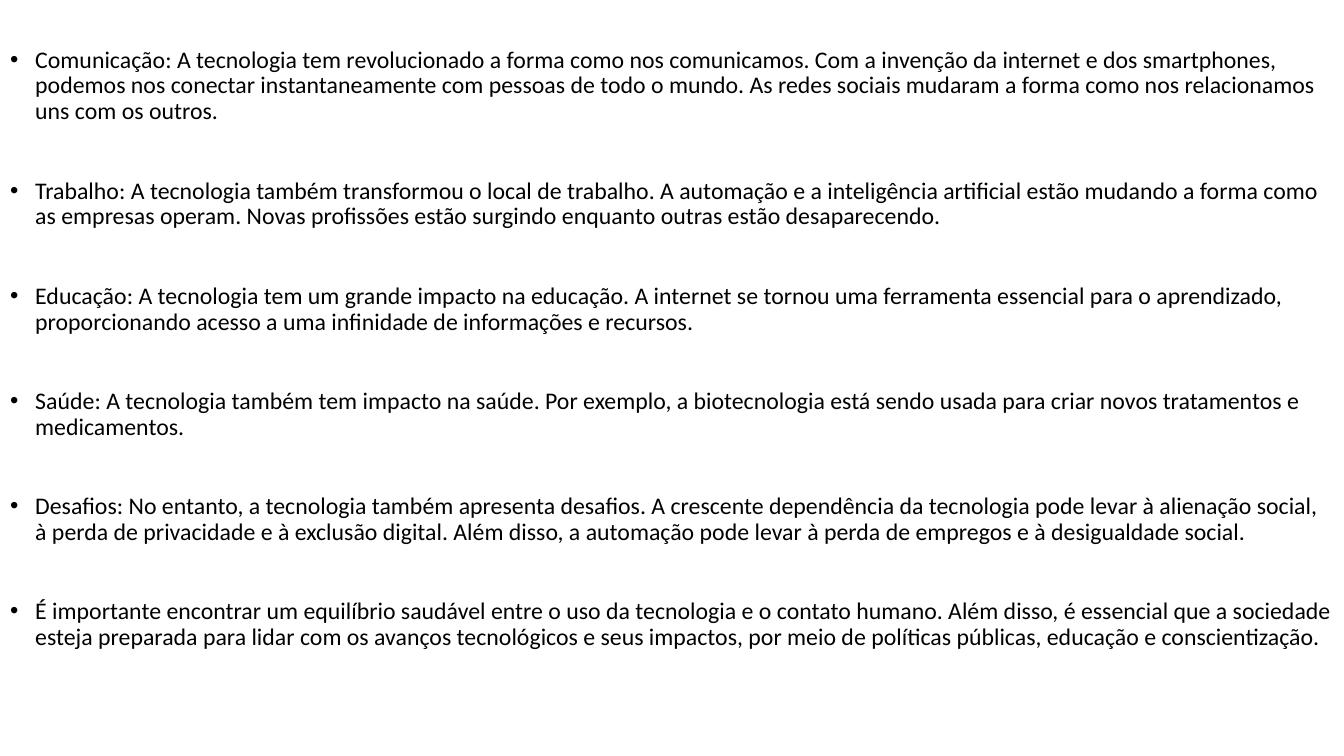
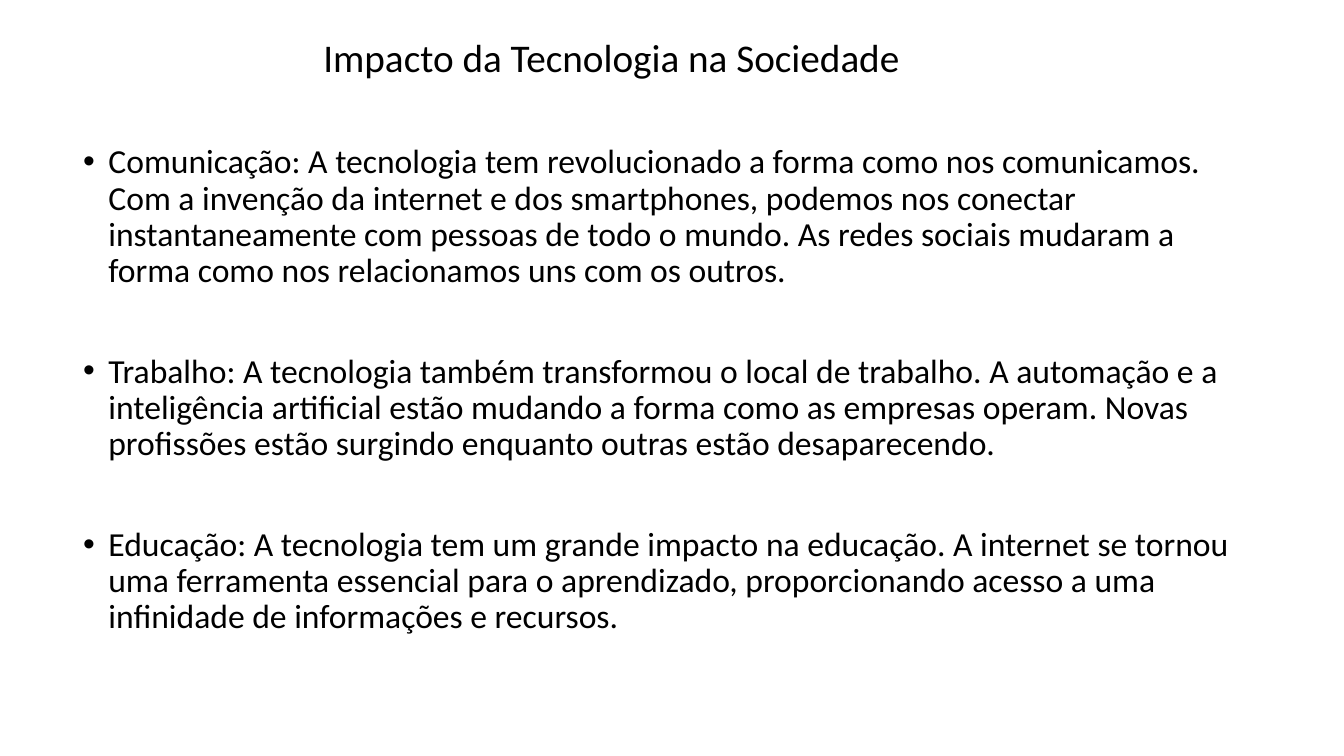
Before and after one commit to E-Mello/PS_Aulas, a slide deck: slide 6 of Evolução_da_Tecnologia_com_a_Programação_Introdução.pptx (slide 5 before the commit). Drawn at 1344x756 pixels with LibreOffice and Linux fonts; fonts in the diff are those of the drawing. Boxes give left, top, right and bottom in pixels: in the first picture for what was removed or moved away, otherwise in the second. Text is boxed around its words. In the diff, an @@ line names an element or a change of style, - is before the commit and + after.

```diff
--- a/Evolução_da_Tecnologia_com_a_Programação_Introdução.pptx
+++ b/Evolução_da_Tecnologia_com_a_Programação_Introdução.pptx
@@ text added at <box>323,44,899,79</box>, 28 pt, text #000000 @@
+Impacto da Tecnologia na Sociedade
@@ text "Comunicação: A tecnologia tem revolucionado ...": place and size @@
-text "Comunicação: A tecnologia tem revolucionado ..." at <box>35,51,1331,649</box>
+text "Comunicação: A tecnologia tem revolucionado ..." at <box>108,149,1228,634</box>
@@ text "Comunicação: A tecnologia tem revolucionado ..." at <box>108,149,1228,634</box>: size 17 to 24 pt @@
@@ text at <box>35,392,1331,649</box>: paragraphs removed @@
-• Saúde: A tecnologia também tem impacto na saúde. Por exemplo, a biotecnologia está sendo usada para criar novos tratamentos e medicamentos.
-• Desafios: No entanto, a tecnologia também apresenta desafios. A crescente dependência da tecnologia pode levar à alienação social, à perda de privacidade e à exclusão digital. Além disso, a automação pode levar à perda de empregos e à desigualdade social.
-• É importante encontrar um equilíbrio saudável entre o uso da tecnologia e o contato humano. Além disso, é essencial que a sociedade esteja preparada para lidar com os avanços tecnológicos e seus impactos, por meio de políticas públicas, educação e conscientização.
```
Also in this commit, not shown: 14 other slides changed, 24 slides added, 5 other files.
